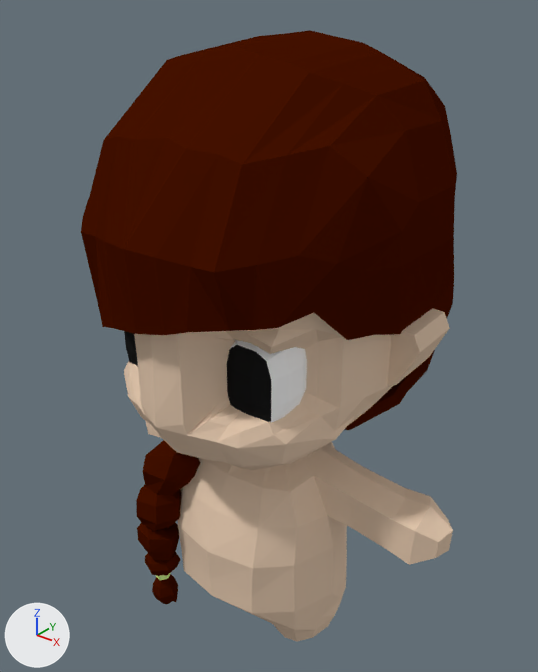
Renders of the Blender file Character Models/Zona.blend from each side of a commit.
Rendered twice from a camera (50 mm lens) standing at (9.9, -11.98, 9.4) and looking at (-0.31, 0.79, 1.48). The axes (+X, +Y, +Z) are drawn at lower left. The lights are the same throughout.

Names of what the first picture shows: 'Hair', 'Hairtie.001', 'Zona'.
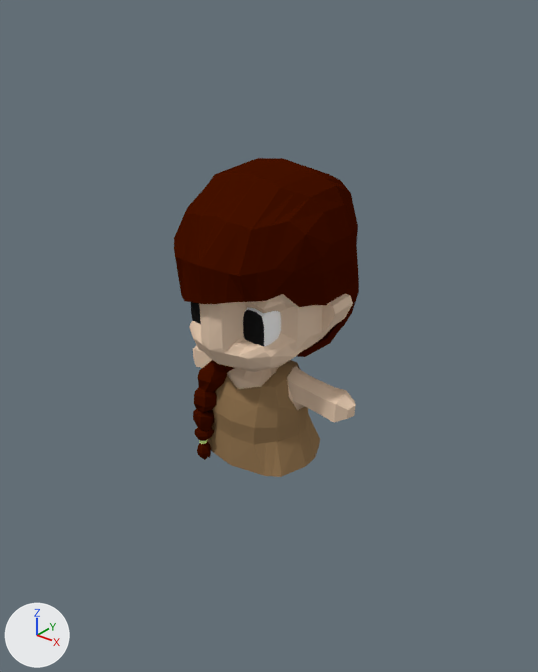
The edits, one by one:
Material 'Material.004' (mat_material_004) is new.
Its base color is (0.288, 0.179, 0.0847) (brown #927552).
me_cube is used by ob_zona; location (0.03, -0.25, 0.21).
me_cube had 735 vertices, 691 faces and spanned x -4.87..4.87, y -3.07..5.25, z -6.57..7.81.
me_cube now has 1474 vertices, 1407 faces, 2 loose edges and spans x -2.43..2.43, y -1.75..2.76, z -3.28..4.07.
me_cube part 1: the loose piece of 583 vertices spanning x -4.87..4.87, y -3.07..5.25, z -6.57..7.81 is scaled about the mesh origin by 0.5.
me_cube part 2: the loose piece of 56 vertices spanning x 0.74..2.23, y -2.06..-0.57, z 0.94..2.85 is scaled about the mesh origin by 0.5.
me_cube part 3: the loose piece of 56 vertices spanning x -2.23..-0.74, y -2.06..-0.57, z 0.94..2.85 is scaled about the mesh origin by 0.5.
me_cube part 4: a new loose piece of 396 vertices spanning x -2.1..1.8, y -1.75..2.76, z -0.39..4.07, in mat_material_003 (brown #451200).
me_cube part 5: a new loose piece of 188 vertices spanning x -1.16..0.05, y -1.15..1.32, z -3.1..0.19, in mat_material_003 (brown #451200).
me_cube part 6: a new loose piece of 131 vertices spanning x -1.49..1.49, y -0.96..1.56, z -2.87..-0.5, in mat_material_004 (brown #927552).
me_cube now uses material mat_material_003 (brown #451200).
me_cube now uses material mat_material_005 (green #e0ff9e).
me_cube now uses material mat_material_004 (brown #927552).
Object 'Hairtie.001' (ob_hairtie_001) is deleted.
Object 'Hair' (ob_hair) is deleted.
Object 'Zona' (ob_zona) moves from (0.03, -0.25, 0.21) to (0.01, -0.13, 1.75).

What differs and where, as boxes [x1, y1, x2, y2] in the pictures (538 x 672 px; the box of a moved part takes in the faces that stretch with it):
'Hair', deleted (brown): before [81, 30, 457, 604]
'Zona', reshaped, moved: before [124, 308, 453, 641]; after [174, 158, 359, 477]
'Hairtie.001', deleted: before [156, 572, 171, 580]
part 1 of me_cube, moved or reshaped: before [124, 308, 453, 641]; after [189, 294, 356, 422]
part 2 of me_cube, moved or reshaped: before [227, 340, 307, 422]; after [243, 307, 281, 346]
part 3 of me_cube, moved or reshaped: before [124, 331, 138, 367]; after [191, 302, 201, 324]
part 4 of me_cube, added (brown): after [174, 158, 359, 357]
part 5 of me_cube, added: after [193, 360, 234, 460]
part 6 of me_cube, added (brown): after [207, 360, 320, 477]
